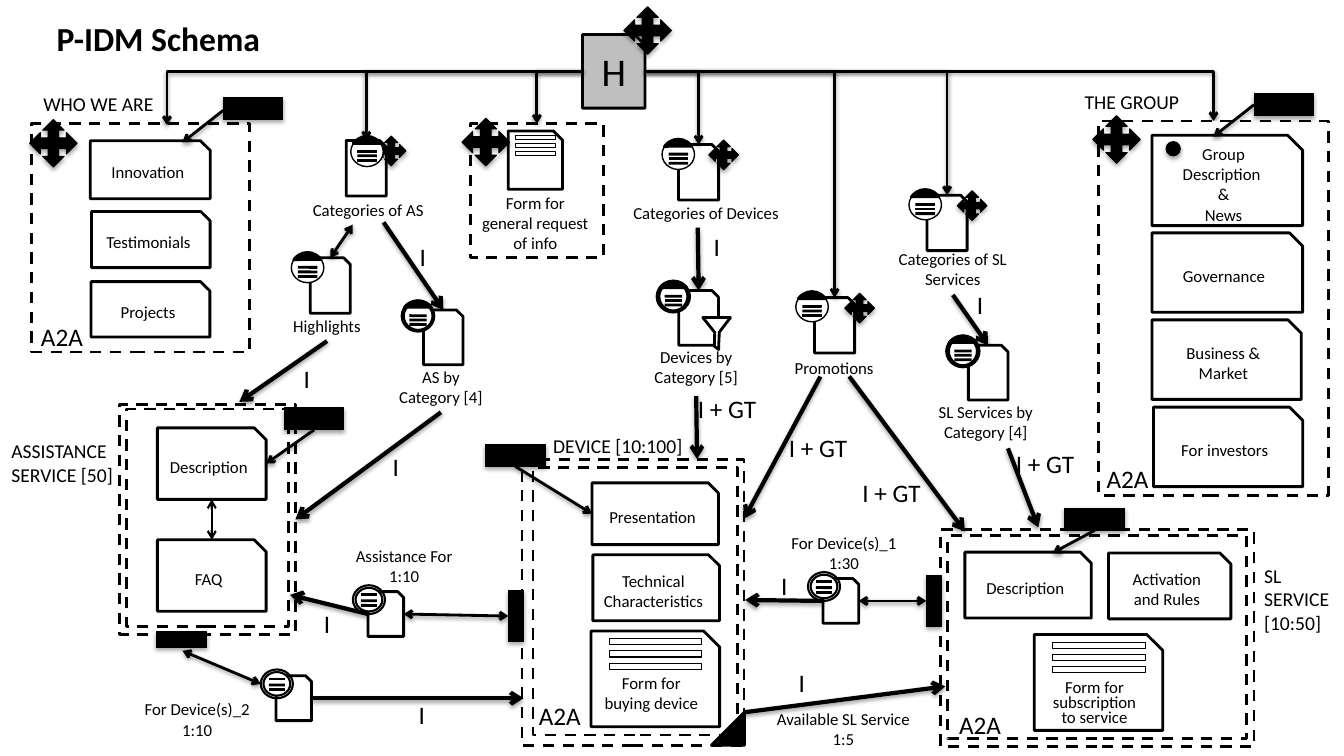
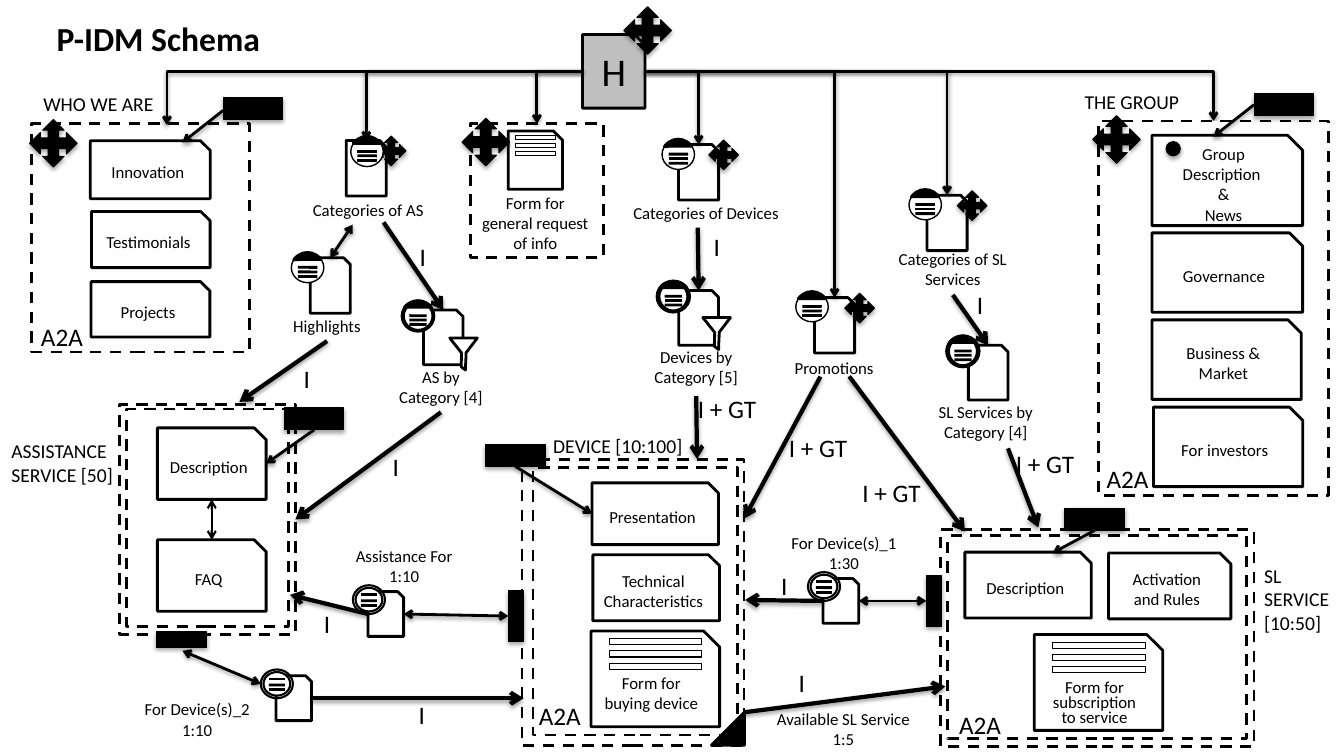
Before and after one commit to AntoMarcus14/HypermediaProject, a slide deck: slide 3 of 1st delivery/C-IDM.pptx. Drawn at 1344x756 pixels with LibreOffice and Linux fonts; fonts in the diff are those of the drawing. Boxes give left, top, right and bottom in pixels: in the first picture for what was removed or moved away, otherwise in the second. Text is boxed around its words. In the diff, an @@ line names an element or a change of style, - is before the commit and + after.

Commit message:
new-new p-idm (nuovo filtro su assistance)
new

```diff
--- a/1st delivery/C-IDM.pptx
+++ b/1st delivery/C-IDM.pptx
@@ freeform shape added at (450,338,477,370), fill #FFFFFF, outline #000000 2 pt @@
```
